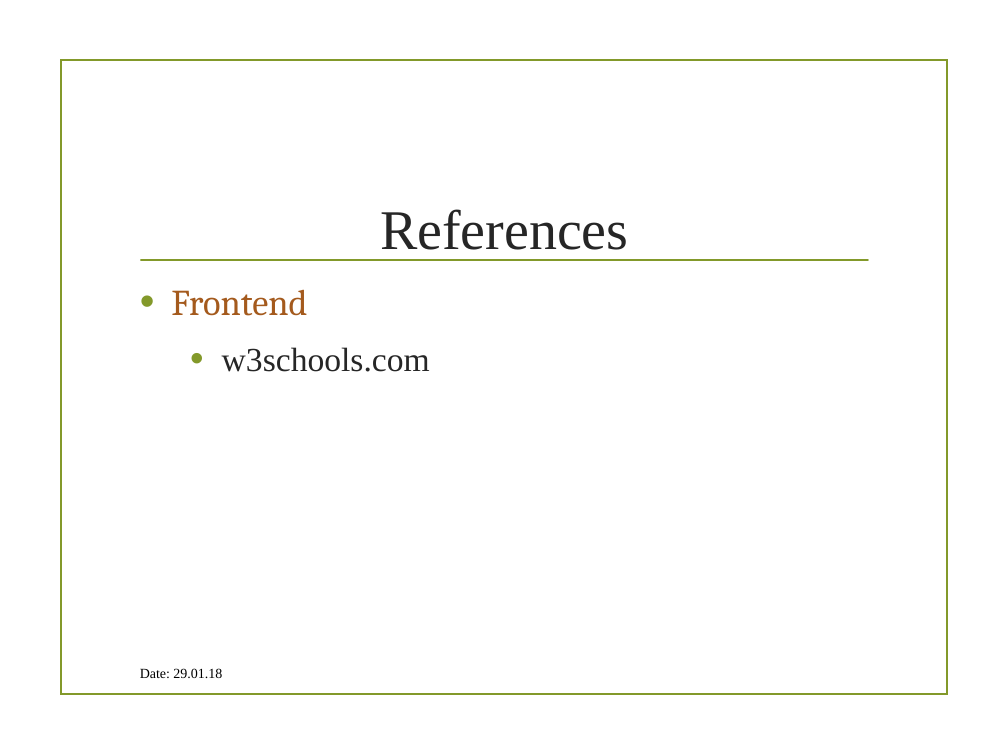
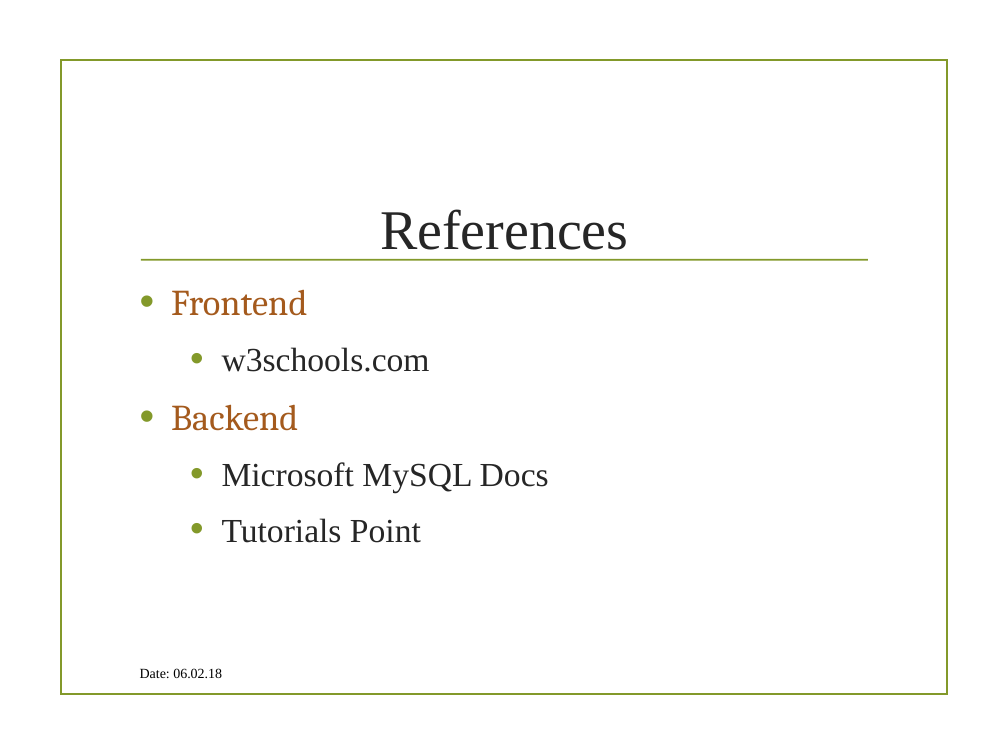
Before and after one commit to MehrotraSoham/Student-Information-System, a slide deck: slide 26 of Internet And Web Technology Lab IT-652.pptx (slide 14 before the commit). Drawn at 1008x756 pixels with LibreOffice and Linux fonts; fonts in the diff are those of the drawing; background and template pictures are left out. Boxes give left, top, right and bottom in pixels: in the first picture for what was removed or moved away, otherwise in the second. Text is boxed around its words. In the diff, an @@ line names an element or a change of style, - is before the commit and + after.

```diff
--- a/Internet And Web Technology Lab IT-652.pptx
+++ b/Internet And Web Technology Lab IT-652.pptx
@@ text at (171, 404, 549, 543): paragraphs added @@
+• Backend
+  • Microsoft MySQL Docs
+  • Tutorials Point
@@ text at (140, 668, 222, 678): text changed @@
-Date: 29.01.18
+Date: 06.02.18
```
Also in this commit, not shown: 10 other slides changed, 12 slides added, 2 other files.
